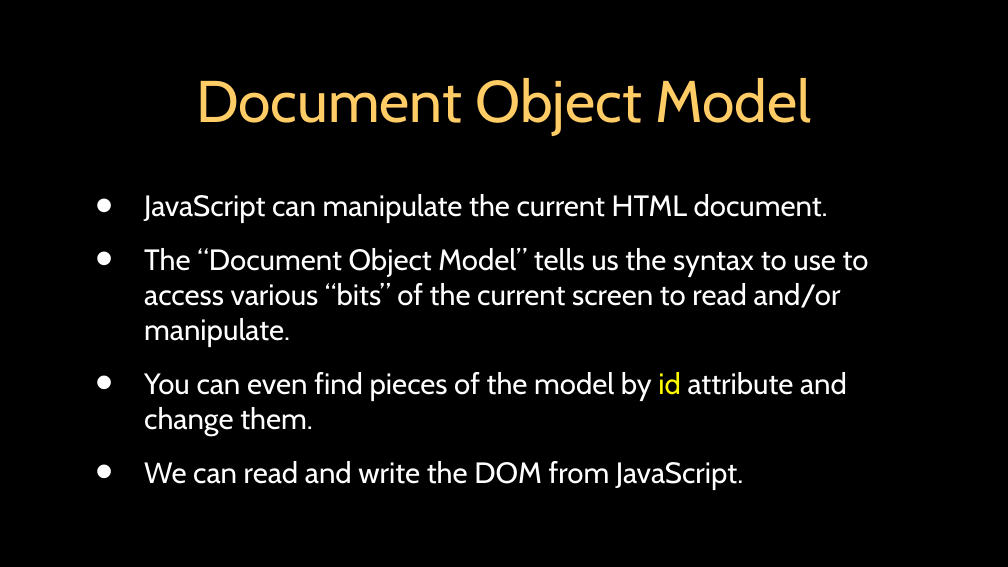
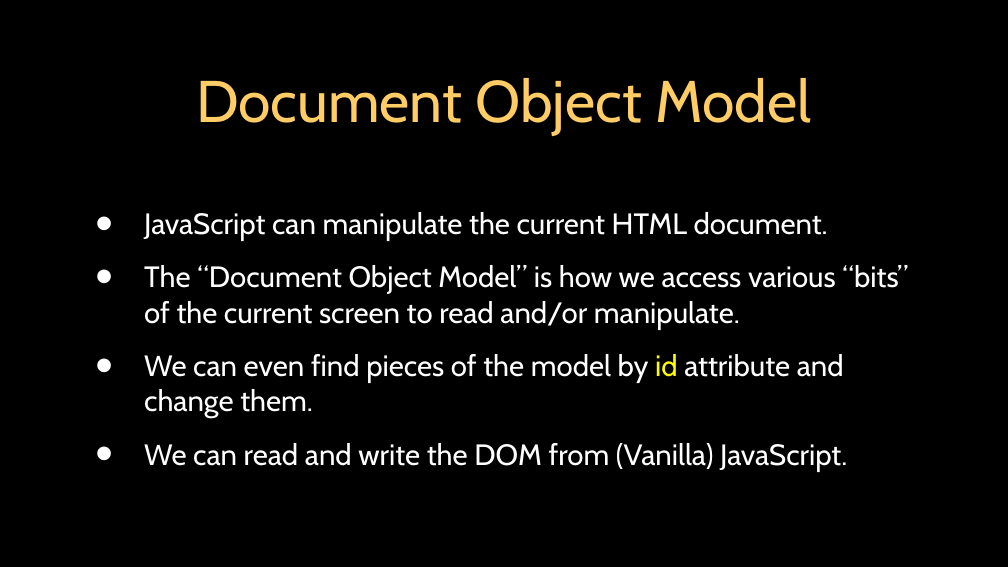
Before and after one commit to csev/dj4e, a slide deck: slide 4 of lectures/JS-03-JQuery.ppt (slide 3 before the commit). Drawn at 1008x567 pixels with LibreOffice and Linux fonts; fonts in the diff are those of the drawing. Boxes give left, top, right and bottom in pixels: in the first picture for what was removed or moved away, otherwise in the second. Text is boxed around its words. In the diff, an @@ line names an element or a change of style, - is before the commit and + after.

```diff
--- a/lectures/JS-03-JQuery.ppt
+++ b/lectures/JS-03-JQuery.ppt
@@ text at box(144, 265, 908, 472): text changed @@
-• The “Document Object Model” tells us the syntax to use to access various “bits” of the current screen to read and/or manipulate.
-• You can even find pieces of the model by id attribute and change them.
-• We can read and write the DOM from JavaScript.
+• The “Document Object Model” is how we access various “bits” of the current screen to read and/or manipulate.
+• We can even find pieces of the model by id attribute and change them.
+• We can read and write the DOM from (Vanilla) JavaScript.
```
Also in this commit, not shown: 5 other slides changed, 3 slides added, 1 slide removed, 3 other files.
